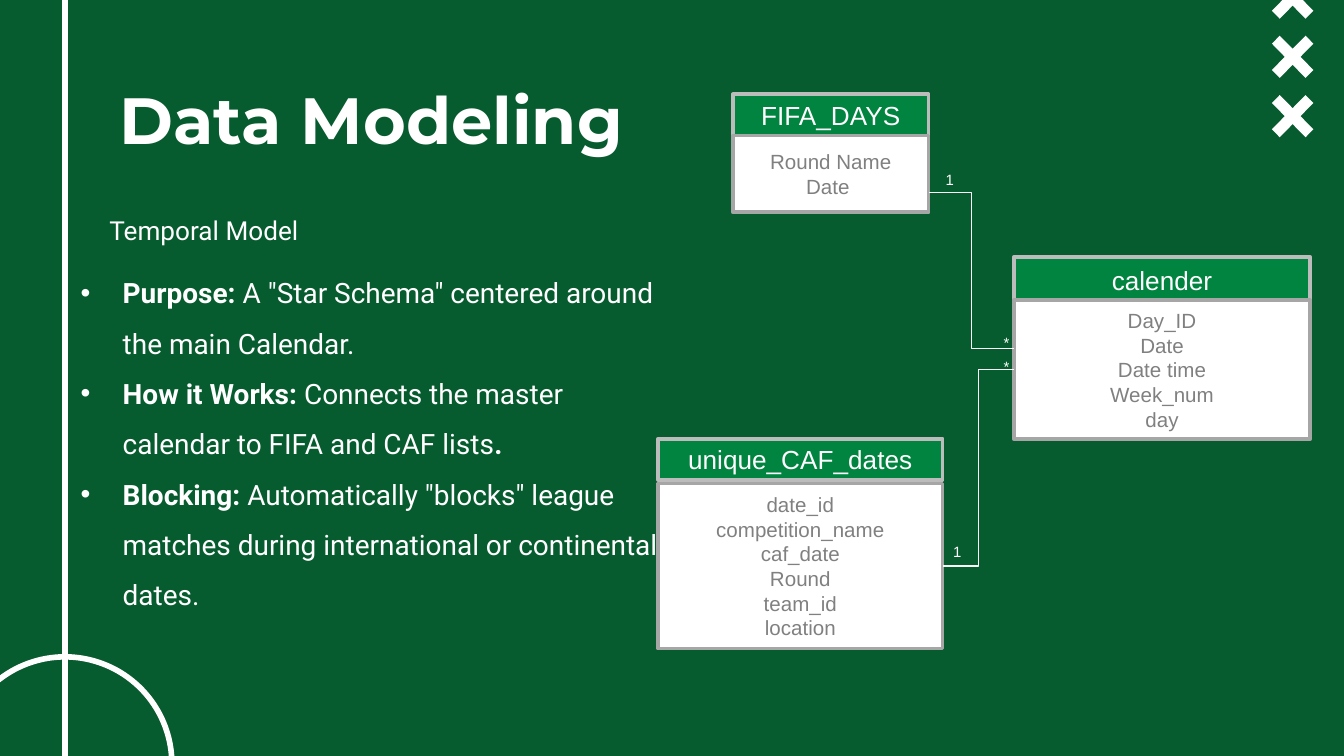
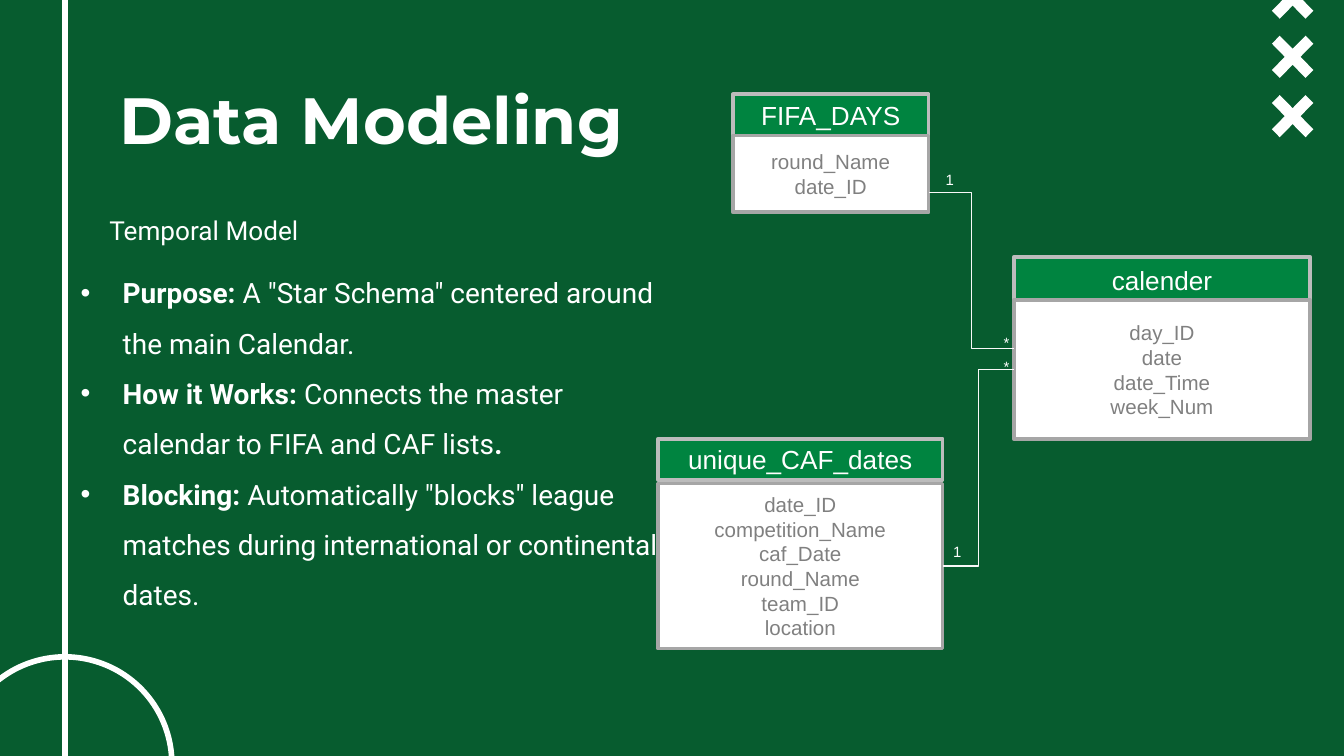
Before and after one commit to ghassanelgendy/egyptian-premier-league-schedule-optimizer, a slide deck: slide 20 of Documentations/presentation V1.pptx (slide 19 before the commit). Drawn at 1344x756 pixels with LibreOffice and Linux fonts; fonts in the diff are those of the drawing; background and template pictures are left out. Boxes give left, top, right and bottom in pixels: in the first picture for what was removed or moved away, otherwise in the second. Text is boxed around its words. In the diff, an @@ line names an element or a change of style, - is before the commit and + after.

```diff
--- a/Documentations/presentation V1.pptx
+++ b/Documentations/presentation V1.pptx
@@ text in rectangle at (771,154,890,198): text changed @@
-Round Name
-Date
+round_Name
+date_ID
@@ text in rectangle at (1110,325,1213,418): text changed @@
-Day_ID
-Date
-Date time
-Week_num
-day
+day_ID
+date
+date_Time
+week_Num
@@ text in rectangle at (714,497,885,615): text changed @@
-date_id
-competition_name
-caf_date
-Round
-team_id
+date_ID
+competition_Name
+caf_Date
+round_Name
+team_ID
```
Also in this commit, not shown: 2 other slides changed.
